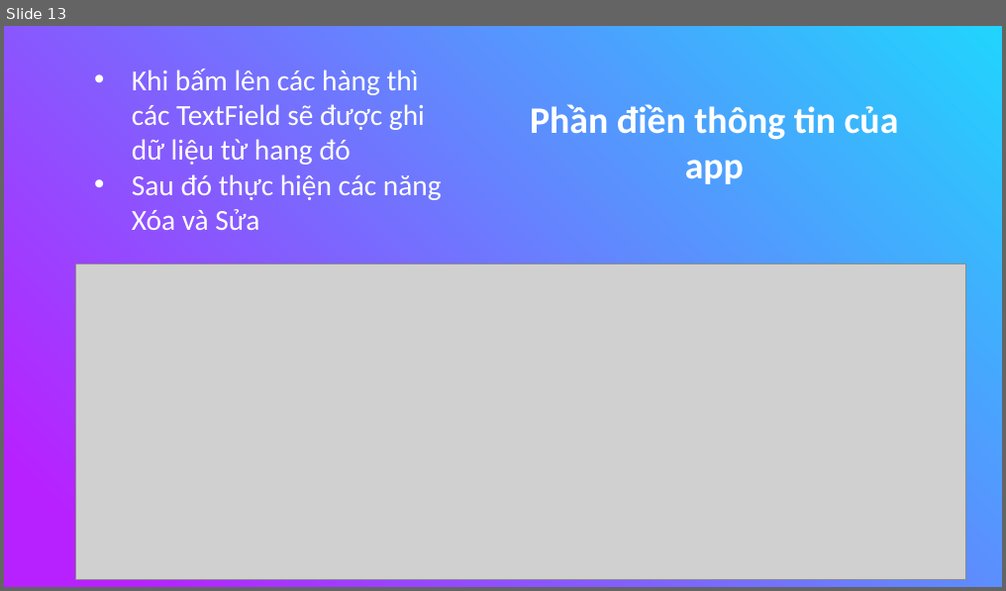
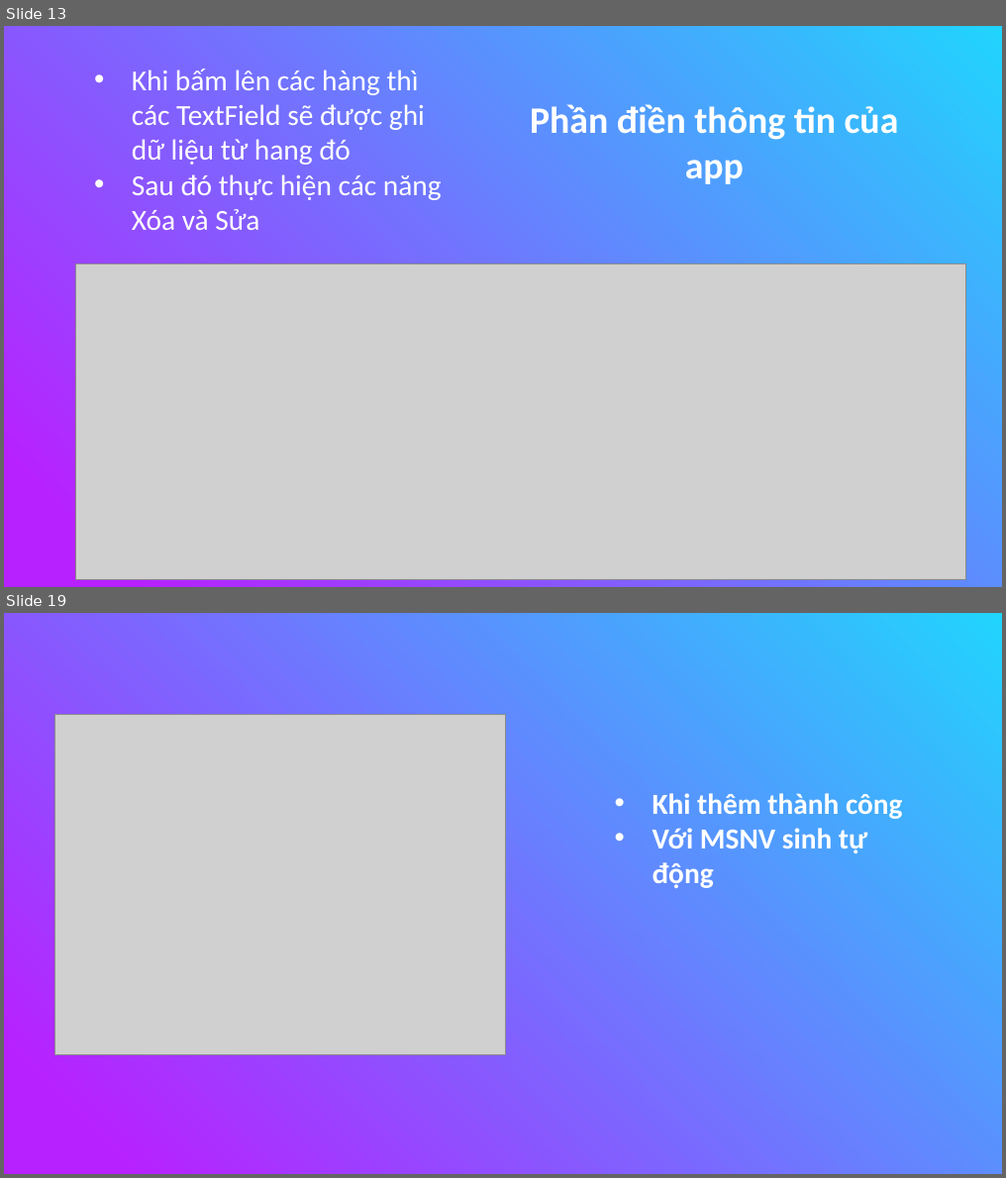
Before and after one commit to nguyenduydan/63133615_AndroidProgramming, a slide deck: KTGK_63133615/KTGK_63133615.pptx. Shown one above the other, each under a label of ours: slide 13 before the commit, slides 13 and 19 after it; the slides between them are not shown. The pictures are 1006x591 and 1006x1178 pixels, drawn with LibreOffice and Linux fonts; fonts in the diff are those of the drawing; grey boxes stand for pictures. Boxes give left, top, right and bottom in pixels: in the first picture for what was removed or moved away, otherwise in the second. Text is boxed around its words. In the diff, an @@ line names an element or a change of style, - is before the commit and + after.

```diff
--- a/KTGK_63133615/KTGK_63133615.pptx
+++ b/KTGK_63133615/KTGK_63133615.pptx
@@ slide 19 added at (4,613,1002,1174), background gradient #21D4FD to #B721FF @@
@@ picture added at (54,715,506,1056) @@
@@ text added at (652,793,903,888), 28 pt, text #FFFFFF, bold @@
+• Khi thêm thành công
+• Với MSNV sinh tự động
```
Also in this commit, not shown: 5 other slides added, 37 other files.
